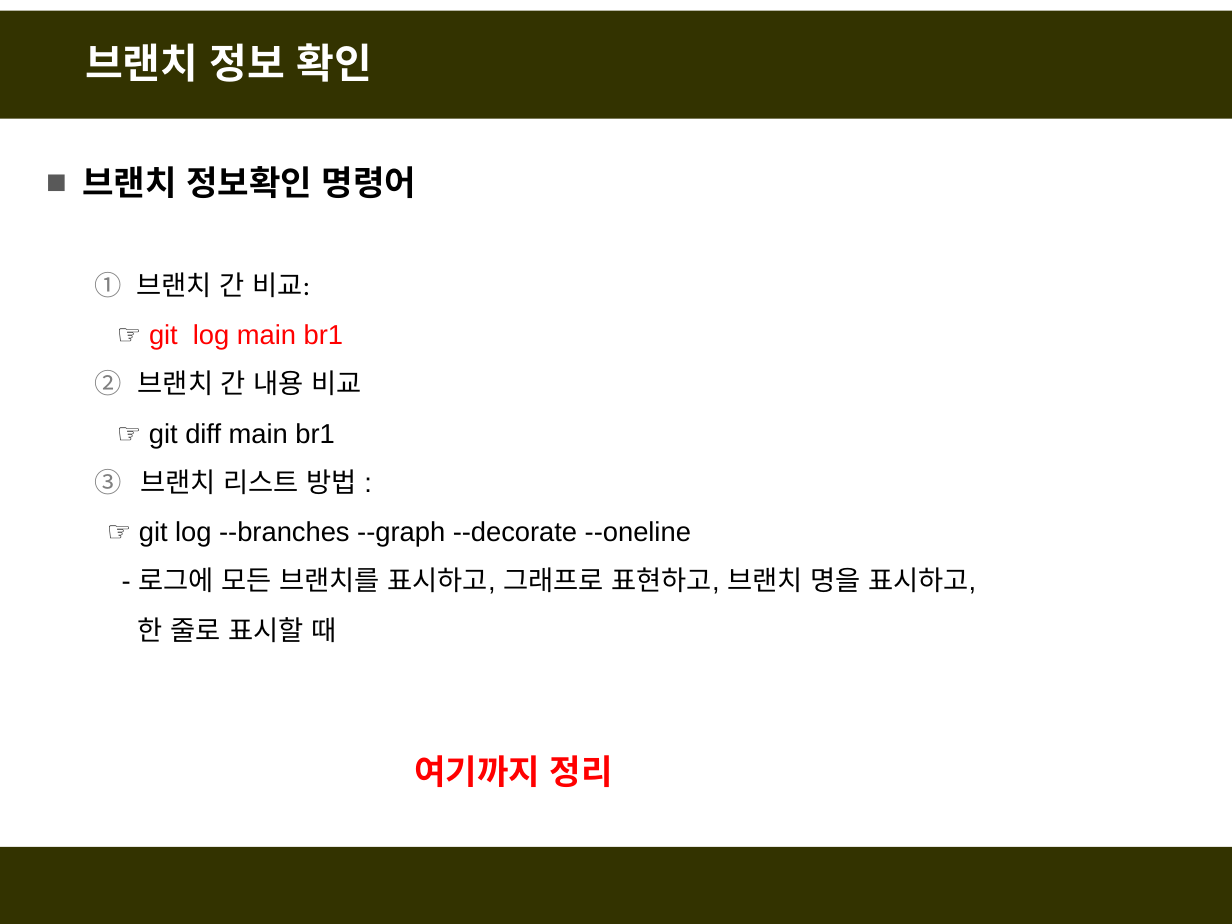
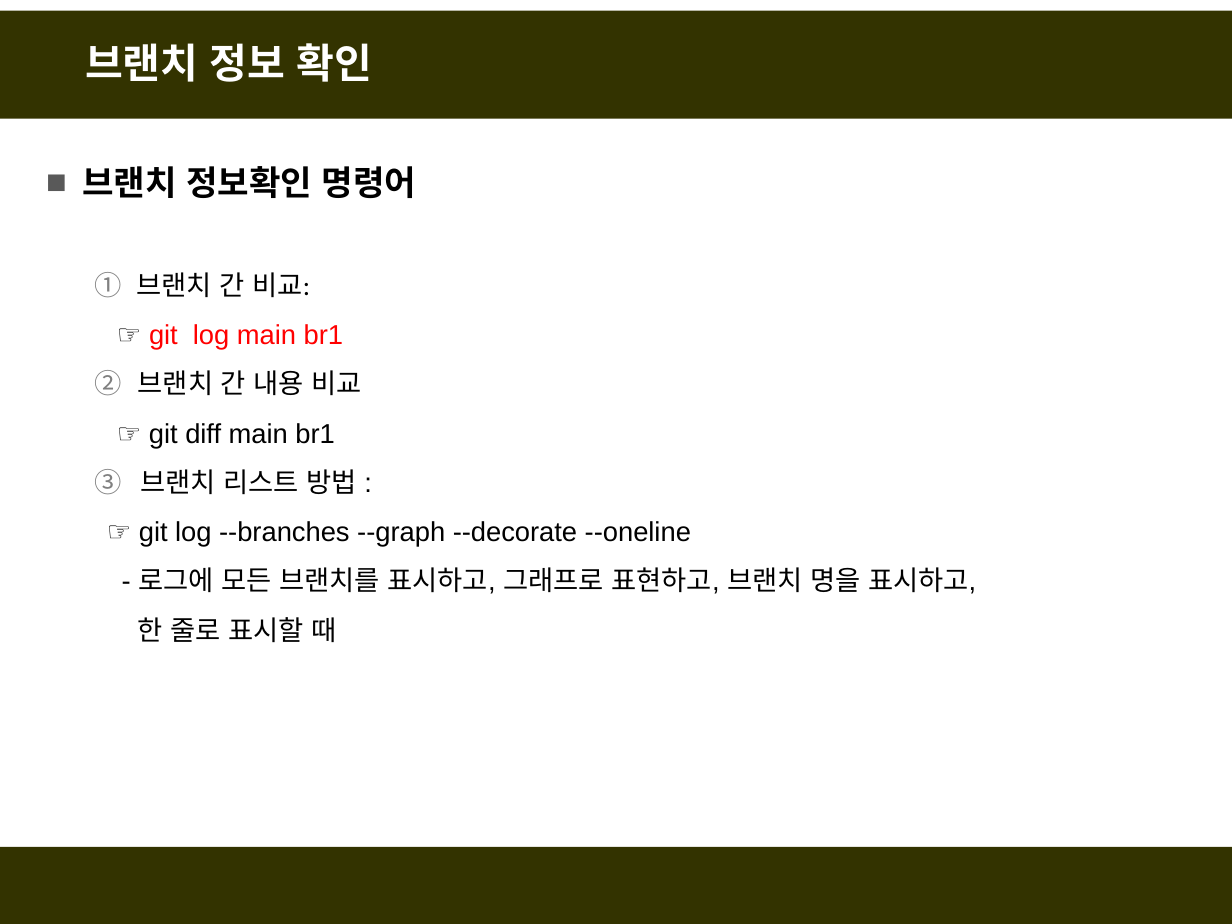
Before and after one commit to fasthill/github-lecture, a slide deck: slide 27 of git및github첫걸음.pptx. Drawn at 1232x924 pixels with LibreOffice and Linux fonts; fonts in the diff are those of the drawing. Boxes give left, top, right and bottom in pixels: in the first picture for what was removed or moved away, otherwise in the second. Text is boxed around its words. In the diff, an @@ line names an element or a change of style, - is before the commit and + after.

Commit message:
branch설명까지

```diff
--- a/git및github첫걸음.pptx
+++ b/git및github첫걸음.pptx
@@ text removed at bbox=[414, 755, 613, 787] @@
-여기까지 정리
```
Also in this commit, not shown: 2 other slides changed.
